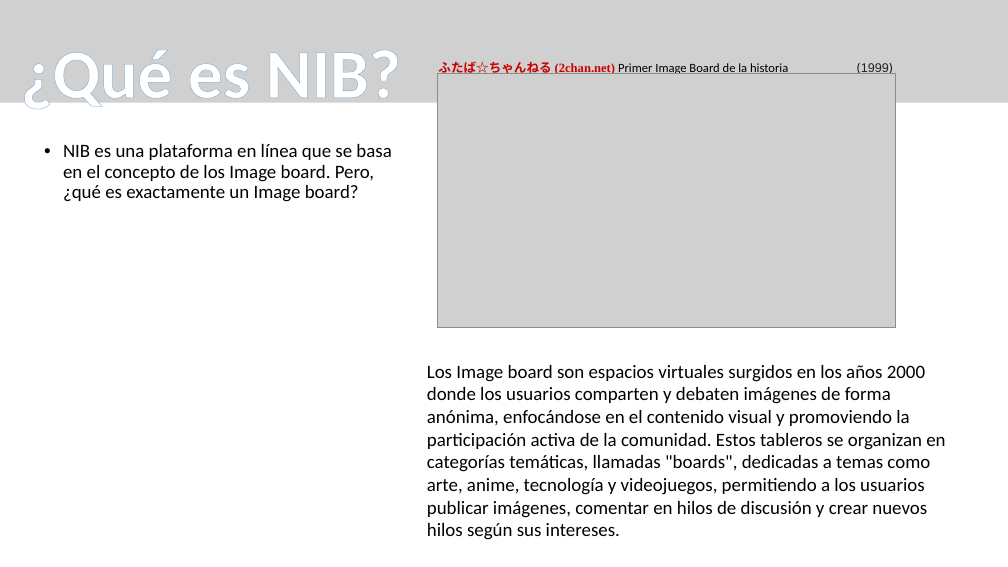
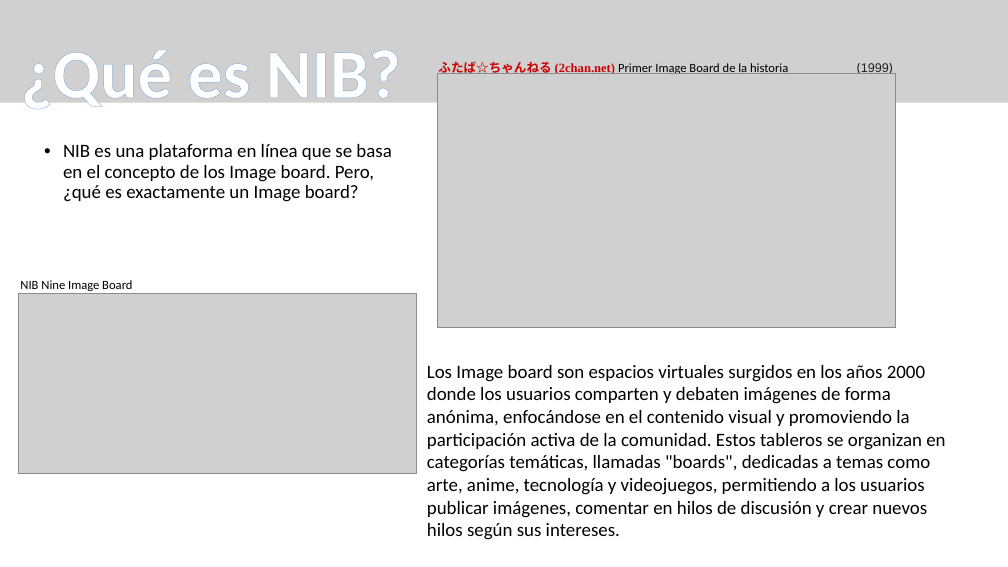
Before and after one commit to CBujeda/TFG-PROYECT-Nine_Image_Board, a slide deck: slide 4 of Documentation/presentación/NIB 0.1.1 - PRESENTATION .pptx (slide 3 before the commit). Drawn at 1008x567 pixels with LibreOffice and Linux fonts; fonts in the diff are those of the drawing; grey boxes stand for pictures. Boxes give left, top, right and bottom in pixels: in the first picture for what was removed or moved away, otherwise in the second. Text is boxed around its words. In the diff, an @@ line names an element or a change of style, - is before the commit and + after.

```diff
--- a/Documentation/presentación/NIB 0.1.1 - PRESENTATION .pptx
+++ b/Documentation/presentación/NIB 0.1.1 - PRESENTATION .pptx
@@ picture added at box(18, 293, 416, 473) @@
@@ text added at box(20, 280, 132, 291), 12 pt, text #000000 @@
+NIB Nine Image Board
```
Also in this commit, not shown: 2 other slides changed, 16 slides added.
